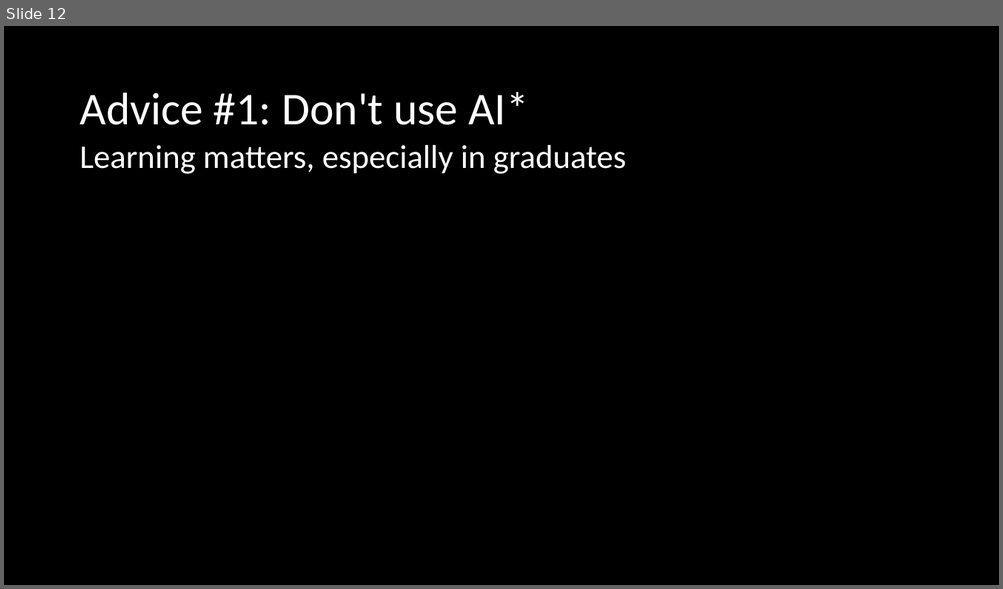
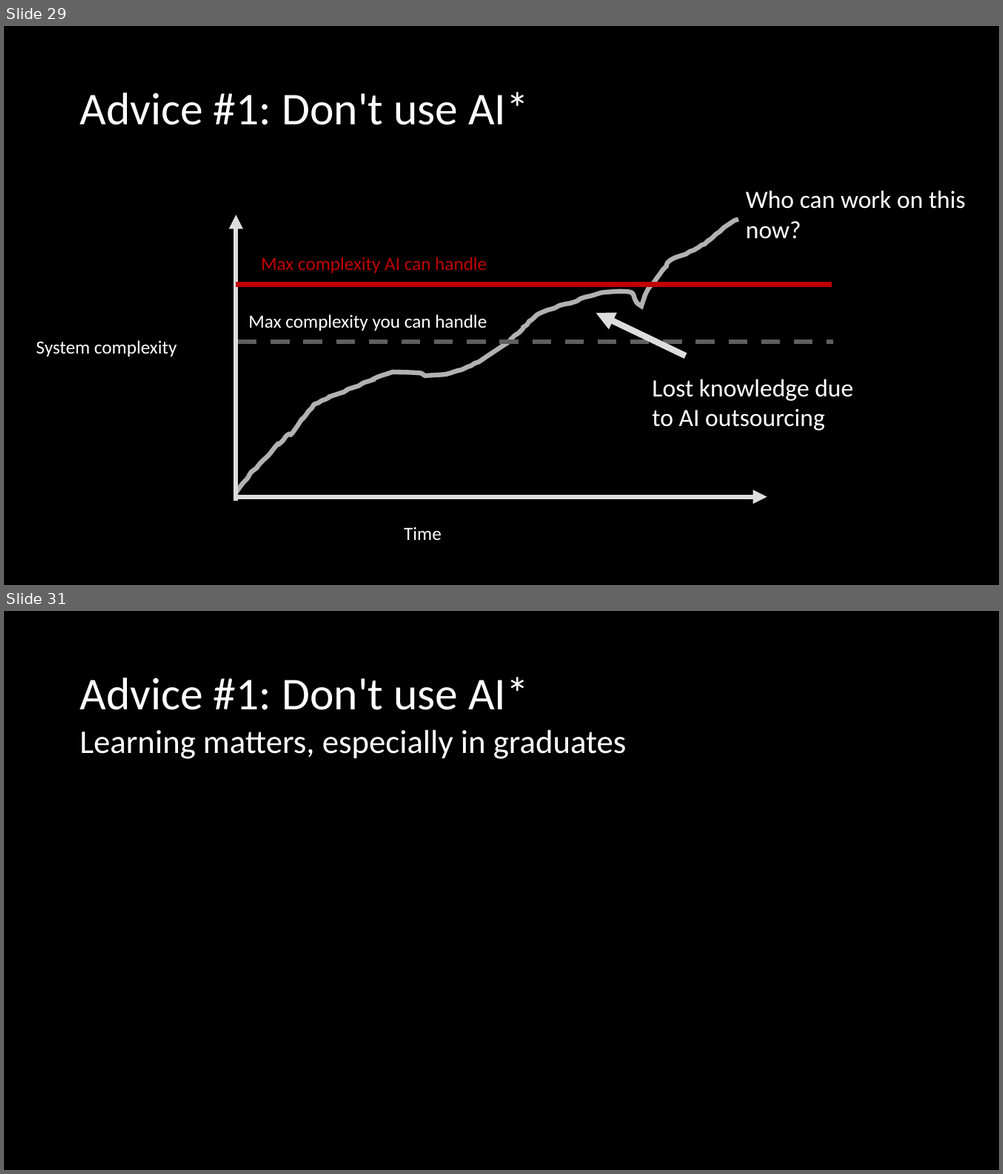
Before and after one commit to atomfinger/presentations, a slide deck: aberystwyth-2026/presentation-aber.pptx. Shown one above the other, each under a label of ours: slide 12 before the commit, slides 29 and 31 after it; the slides between them are not shown. The pictures are 1003x589 and 1003x1174 pixels, drawn with LibreOffice and Linux fonts; fonts in the diff are those of the drawing. Boxes give left, top, right and bottom in pixels: in the first picture for what was removed or moved away, otherwise in the second. Text is boxed around its words. In the diff, an @@ line names an element or a change of style, - is before the commit and + after.

```diff
--- a/aberystwyth-2026/presentation-aber.pptx
+++ b/aberystwyth-2026/presentation-aber.pptx
@@ slide 29 added at <box>4,26,999,585</box>, background #000000 @@
@@ title added at <box>79,92,529,125</box>, 44 pt, text #FFFFFF @@
+Advice #1: Don't use AI*
@@ text added at <box>745,190,965,239</box>, 24 pt, text #FFFFFF @@
+Who can work on this now?
@@ freeform shape added at <box>236,219,738,493</box>, outline #B2B2B2 4.5 pt @@
@@ arrow added from (236, 501) to (236, 215), #DDDDDD 4.5 pt @@
@@ text added at <box>261,257,486,273</box>, 18 pt, text #C00000 @@
+Max complexity AI can handle
@@ line added from (236, 285) to (831, 285), #C00000 4.5 pt @@
@@ arrow added from (686, 356) to (596, 313), #DDDDDD 6 pt @@
@@ text added at <box>248,315,486,331</box>, 18 pt, text #FFFFFF @@
+Max complexity you can handle
@@ text added at <box>36,340,176,357</box>, 18 pt, text #FFFFFF @@
+System complexity
@@ line added from (239, 342) to (834, 342), #5F5F5F 4.5 pt dashed @@
@@ text added at <box>652,379,853,431</box>, 24 pt, text #FFFFFF @@
+Lost knowledge due to AI outsourcing
@@ arrow added from (236, 497) to (766, 497), #DDDDDD 4.5 pt @@
@@ text added at <box>404,527,441,540</box>, 18 pt, text #FFFFFF @@
+Time
@@ what was slide 12 is now slide 31 @@
```
Also in this commit, not shown: 17 other slides added, 3 other files.
